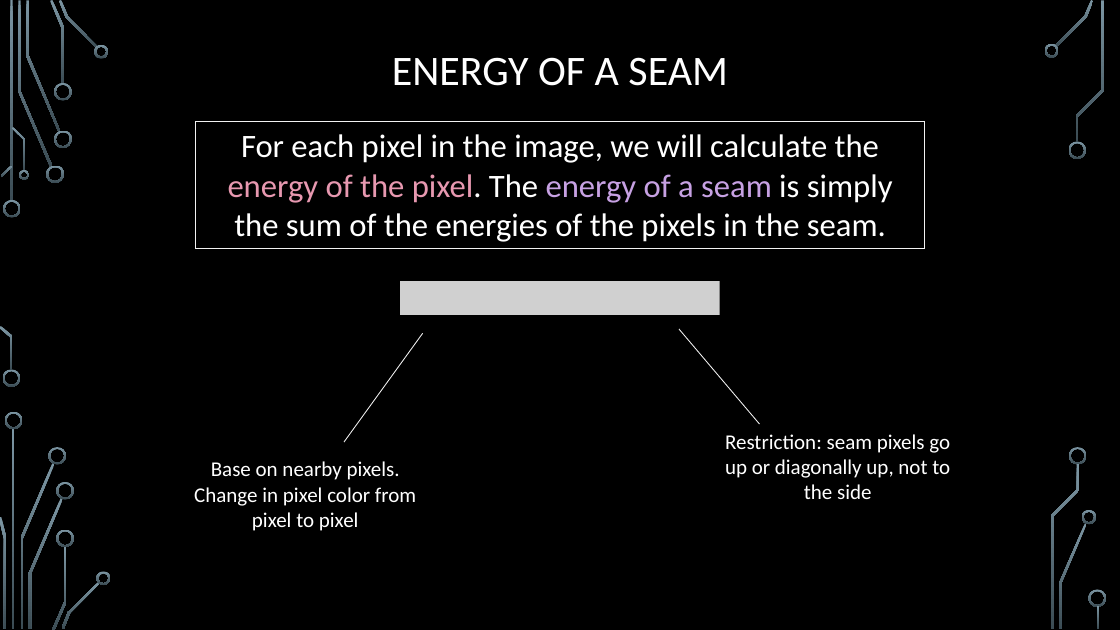
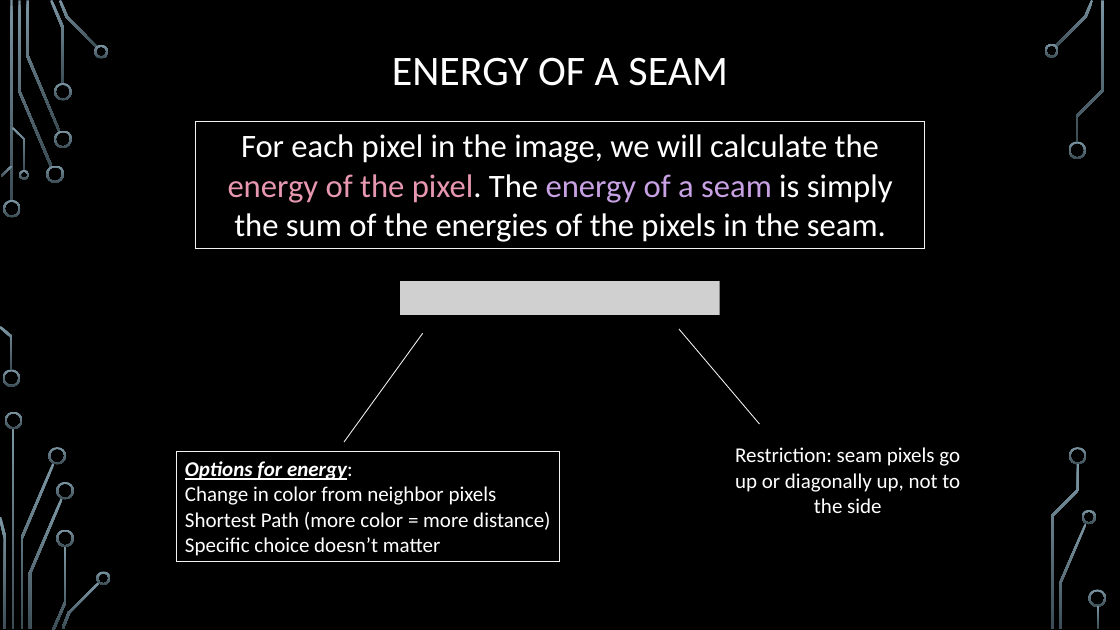
Before and after one commit to markfloryan/dsa2, a slide deck: slide 8 of slides/05-6-SeamCarving.pptx. Drawn at 1120x630 pixels with LibreOffice and Linux fonts; fonts in the diff are those of the drawing; grey boxes stand for pictures; background and template pictures are left out. Boxes give left, top, right and bottom in pixels: in the first picture for what was removed or moved away, otherwise in the second. Text is boxed around its words. In the diff, an @@ line names an element or a change of style, - is before the commit and + after.

```diff
--- a/slides/05-6-SeamCarving.pptx
+++ b/slides/05-6-SeamCarving.pptx
@@ text "Restriction: seam pixels go up ...": place and size @@
-text "Restriction: seam pixels go up ..." at (725, 434, 950, 499)
+text "Restriction: seam pixels go up ..." at (735, 447, 960, 513)
@@ rectangle "Options for energy:": place and size @@
-rectangle "Options for energy:" at (194, 461, 416, 531)
+rectangle "Options for energy:" at (176, 452, 560, 562)
@@ rectangle "Options for energy:" at (176, 452, 560, 562): outline none to #F2F2F2 0.75 pt @@
@@ text in rectangle at (185, 461, 550, 556): text changed @@
-Base on nearby pixels. Change in pixel color from pixel to pixel
+Options for energy:
+Change in color from neighbor pixels
+Shortest Path (more color = more distance)
+Specific choice doesn’t matter
```
Also in this commit, not shown: 17 slides added, 8 other files.
